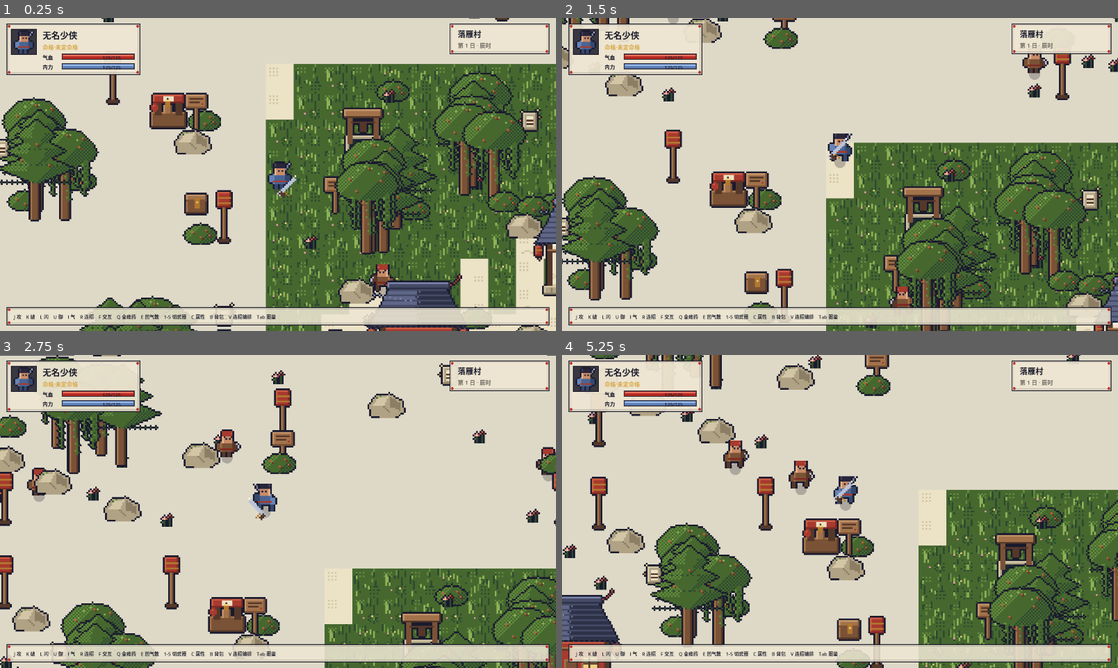
Above: before the commit, frames 1-4 (two rows, left to right).
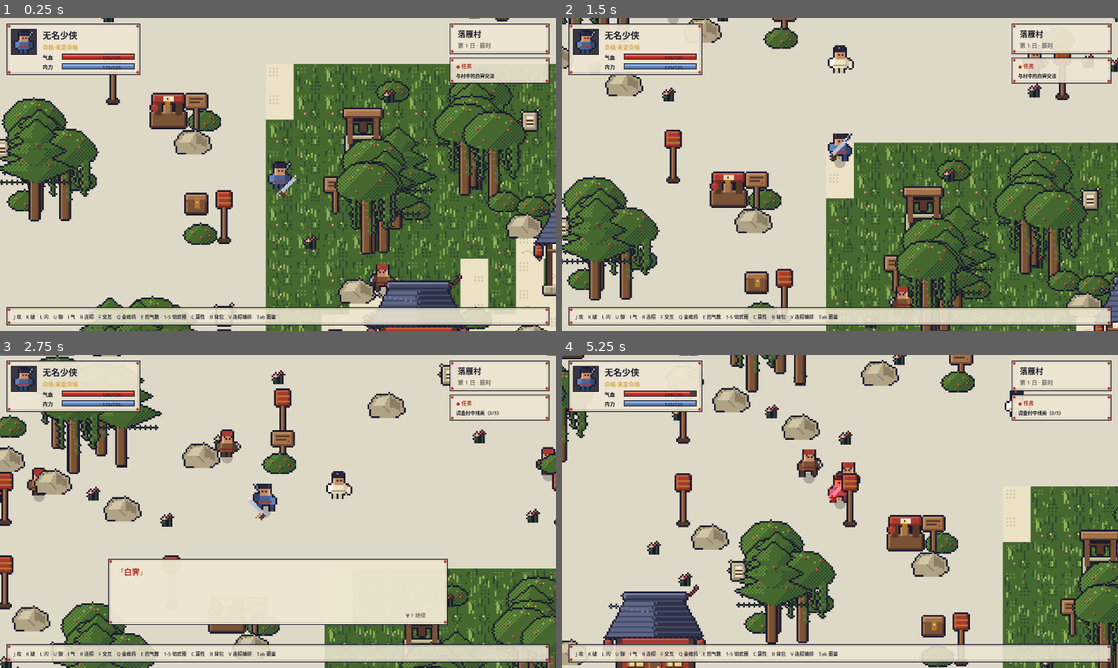
Above: after the commit, the same moments.

Repository: xianshixi26/xiaying-canjuan
Game: Godot game, scene res://scenes/Main.tscn
The game is run twice, just before and just after one commit, with the same random seed, the same clock (stepped at 60 frames per second) and the same inputs.
Inputs:
- Up to frame 1 (0.25 s): no input
- Up to frame 2 (1.5 s): tap Enter at 0.5 s; hold J (attack) 0.53-1.28 s; hold W (move_up) from 0.53 s (still down); tap Space at 0.77 s; tap R (chain_exec) at 0.8, 1.35 s
- Up to frame 3 (2.75 s): tap Space at 1.52 s; tap F (interact) at 1.55 s; release W (move_up) at 2.03 s; hold A (move_left) from 2.03 s (still down); hold F (interact) from 2.03 s (still down); tap 9 at 2.3 s
- Up to frame 4 (5.25 s): release F (interact) at 2.78 s; tap 9 at 2.85 s; tap Space at 3.02, 3.77, 4.52 s; tap J (attack) at 3.05 s; release A (move_left) at 3.53 s; hold S (move_down) 3.53-4.28 s; hold J (attack) 3.53-4.28 s; tap R (chain_exec) at 3.8 s; hold D (move_right) 4.28-5.03 s; tap U (block) at 4.35 s; tap F (interact) at 4.55 s; hold W (move_up) from 5.03 s (still down); hold R (chain_exec) from 5.03 s (still down)

The runs differ from the first frame. In frame 1, 1.2% of the frame differs, in the area x 80-99%, y 12-22%; in frame 2, 0.9%; in frame 3, 5.4%; in frame 4, 39%, in the area x 0-100%, y 0-100%.

Commit message:
[Step 0.12] 主线剧情系统：对话框+任务链+白霁NPC+Boss殷无昼+反转抉择+三分支结局 (D-030)

Diff:
--- a/scripts/enemy.gd
+++ b/scripts/enemy.gd
@@ -17,6 +17,8 @@
 var xp := 20                  # 击败经验（D-029）
 var base_damage := 10.0
 var base_speed := 130.0
+var is_boss := false          # Boss 标记（D-030）
+var tex_path := "res://assets/actors/brigand.png"
 var _spr: Sprite2D
 var _attack_cd := 0.0
 var _hit_flash := 0.0
@@ -28,10 +30,12 @@
 func _ready() -> void:
 	add_to_group("enemies")
 	_spr = Sprite2D.new()
-	_spr.texture = load("res://assets/actors/brigand.png")
+	_spr.texture = load(tex_path)
 	_spr.hframes = 4
 	_spr.texture_filter = CanvasItem.TEXTURE_FILTER_NEAREST
 	_spr.offset = Vector2(0, -32)
+	if is_boss:
+		_spr.scale = Vector2(2, 2)  # Boss 体型 2 倍（整数缩放）
 	add_child(_spr)
 
 func setup(p_player: Node2D, _pos: Vector2, p_hp: float = 60.0) -> void:
@@ -102,6 +106,10 @@
 	if hp <= 0.0:
 		if is_instance_valid(player) and player.has_method("add_xp"):
 			player.add_xp(xp)  # 击败获得经验（D-029）
+		if is_boss:
+			var scene := get_tree().current_scene
+			if scene != null and scene.has_method("on_boss_defeated"):
+				scene.on_boss_defeated()  # 剧情推进（D-030）
 		queue_free()  # 原型：直接消失（正式版接入掉落/经验）
 
 func _draw() -> void:
--- a/scripts/hud.gd
+++ b/scripts/hud.gd
@@ -28,9 +28,50 @@
 var _attr_open := false
 var _bag_open := false
 var _chain_open := false
+# ---- 剧情对话（D-030）----
+signal choice_picked(idx)
+var quest_text := ""
+var boss_name := ""
+var boss_hp := 0.0
+var boss_max := 0.0
+var _dialog: Array = []
+var _dlg_text := ""
+var _dlg_speaker := ""
+var _dlg_shown := 0.0
+var _choices: Array = []
+var _ending: Dictionary = {}
+
+func say(speaker: String, text: String) -> void:
+	_dialog.append({"speaker": speaker, "text": text})
+	if _dlg_text == "":
+		_advance_dialog()
+
+func dialog_active() -> bool:
+	return _dialog.size() > 0 or _dlg_text != "" or _choices.size() > 0 or not _ending.is_empty()
+
+func show_choices(options: Array) -> void:
+	_choices = options
+
+func show_ending(title: String, text: String) -> void:
+	_ending = {"title": title, "text": text}
+
+func _advance_dialog() -> void:
+	if _dlg_text != "" and _dlg_shown < float(_dlg_text.length()):
+		_dlg_shown = float(_dlg_text.length())
+		return
+	if _dialog.size() > 0:
+		var line: Dictionary = _dialog.pop_front()
+		_dlg_speaker = str(line["speaker"])
+		_dlg_text = str(line["text"])
+		_dlg_shown = 0.0
+	else:
+		_dlg_speaker = ""
+		_dlg_text = ""
 
 func _process(delta: float) -> void:
 	_hint_time = maxf(_hint_time - delta, 0.0)
+	if _dlg_text != "":
+		_dlg_shown = minf(_dlg_shown + delta * 32.0, float(_dlg_text.length()))
 	queue_redraw()
 
 func show_hint(text: String) -> void:
@@ -47,6 +88,26 @@
 	_chain_open = panel == "chain" and not _chain_open
 
 func _unhandled_input(event: InputEvent) -> void:
+	# ---- 剧情对话优先（D-030）----
+	if not _ending.is_empty():
+		if event.is_action_pressed("chain_exec") or event.is_action_pressed("interact"):
+			get_tree().reload_current_scene()
+			get_viewport().set_input_as_handled()
+		return
+	if _choices.size() > 0:
+		if event is InputEventKey and event.pressed and not event.echo:
+			var ck: int = event.keycode
+			if ck >= KEY_1 and ck <= KEY_9 and (ck - KEY_1) < _choices.size():
+				var idx: int = ck - KEY_1
+				_choices = []
+				choice_picked.emit(idx)
+				get_viewport().set_input_as_handled()
+		return
+	if _dialog.size() > 0 or _dlg_text != "":
+		if event.is_action_pressed("interact") or event.is_action_pressed("attack"):
+			_advance_dialog()
+			get_viewport().set_input_as_handled()
+		return
 	if event.is_action_pressed("toggle_manual"):
 		_toggle("manual")
 		get_viewport().set_input_as_handled()
@@ -110,6 +171,17 @@
 	if prompt_text != "":
 		_draw_prompt(w, h)
 	_draw_legend(w, h)
+
+	if boss_max > 0.0:
+		_draw_boss_bar(w)
+	if quest_text != "":
+		_draw_quest(w)
+	if _dlg_text != "":
+		_draw_dialog(w, h)
+	if _choices.size() > 0:
+		_draw_choices(w, h)
+	if not _ending.is_empty():
+		_draw_ending(w, h)
 
 	if _manual_open:
 		_draw_manual(w, h)
@@ -337,3 +409,66 @@
 		if wpn != null and not wpn.is_empty():
 			return str(wpn["name"])
 	return ""
+
+# ================= 剧情绘制（D-030） =================
+
+func _wrap(text: String, max_w: float) -> Array:
+	var lines: Array = []
+	var cur := ""
+	for i in text.length():
+		var ch := text.substr(i, 1)
+		var t := cur + ch
+		if _font.get_string_size(t, HORIZONTAL_ALIGNMENT_LEFT, -1.0, _fsize).x > max_w:
+			lines.append(cur)
+			cur = ch
+		else:
+			cur = t
+	if cur != "":
+		lines.append(cur)
+	return lines
+
+func _draw_boss_bar(w: float) -> void:
+	var rect := Rect2(w * 0.5 - 260.0, 20.0, 520.0, 54.0)
+	_draw_panel(rect, 0.92)
+	draw_string(_font, rect.position + Vector2(18, 26), "「" + boss_name + "」", HORIZONTAL_ALIGNMENT_LEFT, -1.0, _fsize, Color(C_RED))
+	_draw_bar(Rect2(rect.position + Vector2(18, 34), Vector2(484, 12)), boss_hp / maxf(boss_max, 1.0), Color(C_RED), Color(0.95, 0.5, 0.4))
+
+func _draw_quest(w: float) -> void:
+	var rect := Rect2(w - 244, 92, 228, 58)
+	_draw_panel(rect, 0.9)
+	draw_string(_font, rect.position + Vector2(14, 24), "◆ 任务", HORIZONTAL_ALIGNMENT_LEFT, -1.0, _fsize - 4, Color(C_RED))
+	for ln in _wrap(quest_text, 196.0):
+		draw_string(_font, rect.position + Vector2(14, 46), ln, HORIZONTAL_ALIGNMENT_LEFT, -1.0, _fsize - 5, C_INK)
+
+func _draw_dialog(w: float, h: float) -> void:
+	var rect := Rect2(w * 0.5 - 390.0, h - 250.0, 780.0, 150.0)
+	_draw_panel(rect, 0.97)
+	if _dlg_speaker != "":
+		draw_string(_font, rect.position + Vector2(28, 36), "「" + _dlg_speaker + "」", HORIZONTAL_ALIGNMENT_LEFT, -1.0, _fsize + 2, Color(C_RED))
+	var shown := _dlg_text.substr(0, int(_dlg_shown))
+	var y := rect.position.y + 70.0
+	for ln in _wrap(shown, rect.size.x - 64.0):
+		draw_string(_font, rect.position + Vector2(28, y), ln, HORIZONTAL_ALIGNMENT_LEFT, -1.0, _fsize, C_INK)
+		y += 30.0
+	draw_string(_font, rect.end - Vector2(96, 16), "▼ F 继续", HORIZONTAL_ALIGNMENT_LEFT, -1.0, _fsize - 4, Color(C_GRAY))
+
+func _draw_choices(w: float, h: float) -> void:
+	var rect := Rect2(w * 0.5 - 330.0, h * 0.5 - 40.0 - float(_choices.size()) * 30.0, 660.0, 80.0 + float(_choices.size()) * 60.0)
+	_draw_panel(rect, 0.97)
+	draw_string(_font, rect.position + Vector2(28, 42), "做出你的抉择：", HORIZONTAL_ALIGNMENT_LEFT, -1.0, _fsize + 2, C_INK)
+	var y := rect.position.y + 86.0
+	for i in _choices.size():
+		_draw_keycap(Vector2(rect.position.x + 28, y - 16), str(i + 1))
+		draw_string(_font, rect.position + Vector2(62, y), str(_choices[i]), HORIZONTAL_ALIGNMENT_LEFT, -1.0, _fsize + 2, Color(C_RED))
+		y += 60.0
+
+func _draw_ending(w: float, h: float) -> void:
+	draw_rect(Rect2(0, 0, w, h), Color(0.06, 0.05, 0.1, 0.82))
+	var rect := Rect2(w * 0.5 - 340.0, h * 0.5 - 210.0, 680.0, 420.0)
+	_draw_panel(rect, 0.98)
+	draw_string(_font, rect.position + Vector2(0, 70), str(_ending["title"]), HORIZONTAL_ALIGNMENT_CENTER, rect.size.x, _fsize + 16, Color(C_RED))
+	var y := rect.position.y + 130.0
+	for ln in _wrap(str(_ending["text"]), rect.size.x - 80.0):
+		draw_string(_font, rect.position + Vector2(40, y), ln, HORIZONTAL_ALIGNMENT_LEFT, -1.0, _fsize, C_INK)
+		y += 32.0
+	draw_string(_font, rect.position + Vector2(0, rect.size.y - 40), "—— 按 R 重新开始 ——", HORIZONTAL_ALIGNMENT_CENTER, rect.size.x, _fsize, Color(C_GRAY))
--- a/scripts/main.gd
+++ b/scripts/main.gd
@@ -43,6 +43,10 @@
 var _village_bounds := Rect2()
 var _interactables: Array = []
 var _pending_weapons: Array = ["saber", "fist", "dart", "staff"]
+# ---- 剧情（D-030）----
+var story_stage := 0
+var clue_count := 0
+var _boss_gate_pos := Vector2.ZERO
 var _spawn_points: Array = []
 var _spawn_timer := 6.0
 # ---- 昼夜（D-029）----
@@ -81,6 +85,12 @@
 	for pos: Vector2 in info["doors"]:
 		_interactables.append({"pos": pos, "kind": "door", "label": "进入房屋", "node": null, "world": "village", "opened": false})
 	_interactables.append({"pos": info["oracle"], "kind": "oracle", "label": "抽签问卦（一次机会）", "node": null, "world": "village", "opened": false})
+	# 剧情节点（D-030）
+	_register_npc(info["baiji_pos"], "res://assets/actors/baiji.png", "npc_baiji", "与白霁交谈")
+	_boss_gate_pos = info["boss_gate"]
+	_interactables.append({"pos": _boss_gate_pos, "kind": "boss_gate", "label": "进入幽泉坛", "node": null, "world": "village", "opened": false})
+	hud.quest_text = "与村中的白霁交谈"
+	hud.choice_picked.connect(_on_choice)
 	# 快照村庄节点（室内外切换用）
 	for c in get_children():
 		if c != player and c != hud.get_parent():
@@ -101,6 +111,16 @@
 		_apply_night_effects()
 	_world_tint.color = _tint_color()
 	hud.day_text = "第 %d 日 · %s" % [day_count, _shichen()]
+	# Boss 血条同步（D-030）
+	if hud.boss_max > 0.0:
+		var found := false
+		for enemy in get_tree().get_nodes_in_group("enemies"):
+			if bool(enemy.get("is_boss")):
+				hud.boss_hp = enemy.hp
+				found = true
+				break
+		if not found:
+			hud.boss_max = 0.0
 	# 敌人持续反复生成（D-024）：仅村庄、远离玩家处刷新；夜晚刷新更快
 	if not in_interior:
 		_spawn_timer -= delta
@@ -162,6 +182,103 @@
 				_investigate(it)
 			"oracle":
 				_roll_mingge(it)
+			"npc_baiji":
+				_talk_baiji()
+			"boss_gate":
+				_enter_boss()
+
+# ================= 剧情任务（D-030） =================
+
+func _register_npc(pos: Vector2, tex: String, kind: String, label: String) -> void:
+	var root := Node2D.new()
+	root.position = pos
+	var spr := Sprite2D.new()
+	spr.texture = load(tex)
+	spr.hframes = 4
+	spr.texture_filter = CanvasItem.TEXTURE_FILTER_NEAREST
+	spr.offset = Vector2(0, -32)
+	root.add_child(spr)
+	add_child(root)
+	_interactables.append({"pos": pos, "kind": kind, "label": label, "node": root, "world": "village", "opened": false})
+
+func _talk_baiji() -> void:
+	match story_stage:
+		0:
+			hud.say("白霁", "少侠节哀……令师秦无咎之死，绝非寻常山贼所为。")
+			hud.say("白霁", "在下听风楼楼主白霁。江湖传言，幽泉教正在搜罗《沧溟诀》残页……")
+			hud.say("白霁", "村中石碑竹简或有线索。请调查三处调查点，再来寻我。")
+			story_stage = 1
+			hud.quest_text = "调查村中线索（0/3）"
+		1:
+			if clue_count >= 3:
+				hud.say("白霁", "果然……残页现世，幽泉教蠢蠢欲动。")
+				hud.say("白霁", "幽泉坛入口在东北山门。教主殷无昼武功深不可测，多加小心。")
+				story_stage = 2
+				hud.quest_text = "前往东北山门，诛杀殷无昼"
+			else:
+				hud.say("白霁", "线索还不够。村中石碑竹简，还需调查三处。")
+		2:
+			hud.say("白霁", "先诛殷无昼。他的密室里，或许有你要的答案。")
+		3:
+			hud.say("白霁", "少侠可曾想过——你走的每一步，都是别人安排好的？")
+			hud.say("白霁", "令师秦无咎，并没有死。")
+			hud.say("秦无咎", "……为师借你之手除掉殷无昼，取回另一半《沧溟诀》。")
+			hud.say("秦无咎", "如今残页尽归我手。徒儿，你要如何？")
+			hud.show_choices([
+				"一剑诛心：手刃师父，毁去残卷",
+				"释然放手：废其武功，守墓思过",
+				"入魔夺经：夺取完整《沧溟诀》",
+			])
+		_:
+			hud.say("白霁", "……（一切已成定局）")
+
+func _enter_boss() -> void:
+	if story_stage < 2:
+		hud.say("", "（山门瘴气逼人，凶险未明。先回村与白霁商议对策。）")
+		return
+	if hud.boss_max > 0.0:
+		hud.show_hint("殷无昼就在附近！")
+		return
+	if story_stage >= 3:
+		hud.show_hint("幽坛已破，空无一人。")
+		return
+	var enemy := EnemyScript.new()
+	enemy.is_boss = true
+	enemy.tex_path = "res://assets/actors/boss.png"
+	enemy.attack_damage = 16.0
+	enemy.speed = 110.0
+	enemy.xp = 200
+	enemy.setup(player, _boss_gate_pos + Vector2(0, -90), 420.0)
+	enemy.set_night(is_night)
+	add_child(enemy)
+	hud.boss_name = "幽泉教主·殷无昼"
+	hud.boss_max = 420.0
+	hud.boss_hp = 420.0
+	hud.quest_text = "诛杀幽泉教主·殷无昼"
+	hud.say("殷无昼", "秦无咎的徒弟？来得正好——把残页交出来！")
+
+func on_boss_defeated() -> void:
+	if story_stage != 2:
+		return
+	story_stage = 3
+	hud.boss_max = 0.0
+	player.add_xp(200)
+	hud.say("殷无昼（绝笔）", "……我不过是一枚棋子。白霁背后之人……你的师父……秦无咎……")
+	hud.say("", "（你从密室搜出往来书信，真相渐渐浮出水面。）")
+	hud.quest_text = "回村寻白霁，当面对质"
+
+func _on_choice(idx: int) -> void:
+	story_stage = 4
+	match idx:
+		0:
+			hud.show_ending("结局·诛心",
+				"你拾起地上的剑。「师父，你教我剑法、教我做人，却把我当刀。」剑光起落，秦无咎倒在他自己的棋盘旁。你将《沧溟诀》残页尽数投入火中，转身走入江湖。从此世间再无沧溟诀，只剩一个无名的剑客。")
+		1:
+			hud.show_ending("结局·释然",
+				"你废去师父武功，将他带回落雁村。他在坟前日日守着——其实坟里埋的是谁，已经不重要了。残卷归还各宗门，江湖渐平。每年清明，村口多了一个扫墓的人。")
+		2:
+			hud.show_ending("结局·入魔",
+				"你取过完整《沧溟诀》，扶起白霁：「从今日起，听风楼听我号令。」秦无咎大笑而亡。多年后，江湖人提起「白衣楼主」与他身后的影子，无不色变。（二周目·入魔线开启）")
 
 ## 卦摊抽签（D-028）：品质受气运影响
 func _roll_mingge(it: Dictionary) -> void:
@@ -245,6 +362,9 @@
 	var idx := randi() % CLUE_TEXTS.size()
 	player.add_item("herb", 1)
 	hud.show_hint("调查发现（草药×1）：" + CLUE_TEXTS[idx])
+	clue_count += 1
+	if story_stage == 1:
+		hud.quest_text = "调查村中线索（%d/3）" % mini(clue_count, 3)
 	if idx == 2 and _pending_weapons.size() > 0:
 		var wid: String = _pending_weapons.pop_front()
 		player.grant_weapon(wid)
--- a/scripts/map_builder.gd
+++ b/scripts/map_builder.gd
@@ -26,6 +26,7 @@
 	"signpost": "res://assets/props/signpost.png",
 	"lantern_post": "res://assets/props/lantern_post.png",
 	"oracle": "res://assets/props/oracle.png",
+	"gate": "res://assets/props/gate.png",
 }
 
 ## 构建整张地图；返回 {name, bounds, player_spawn, enemy_spawns, doors, chests, clues}
@@ -47,6 +48,8 @@
 		],
 		"doors": doors,
 		"oracle": _tile_to_world(20, 18),
+		"baiji_pos": _tile_to_world(24, 13),
+		"boss_gate": _tile_to_world(44, 4),
 		"chests": [
 			_tile_to_world(8, 11), _tile_to_world(39, 12), _tile_to_world(15, 27),
 			_tile_to_world(31, 28), _tile_to_world(43, 15), _tile_to_world(21, 21),
@@ -122,6 +125,7 @@
 	# ---- 环境道具：水井 / 告示牌 / 灯柱 / 卦摊 ----
 	_add_prop(parent, str(PROP_TEX["well"]), _tile_to_world(27, 19), "circle", 34.0, -4.0)
 	_add_prop(parent, str(PROP_TEX["oracle"]), _tile_to_world(20, 18), "circle", 22.0, -2.0)
+	_add_prop(parent, str(PROP_TEX["gate"]), _tile_to_world(44, 4), "circle", 30.0, -2.0)
 	for p in [Vector2i(22, 12), Vector2i(26, 21), Vector2i(21, 18)]:
 		_add_prop(parent, str(PROP_TEX["signpost"]), _tile_to_world(p.x, p.y), "circle", 12.0, -2.0)
 	for p in [Vector2i(22, 7), Vector2i(22, 11), Vector2i(22, 22), Vector2i(22, 27),
Binary file added: assets/actors/baiji.png
Not shown, added: assets/actors/baiji.png.import
Binary file added: assets/actors/boss.png
Not shown, added: assets/actors/boss.png.import
Binary file added: assets/props/gate.png
Not shown, added: assets/props/gate.png.import
Not shown, changed: docs/DECISIONS.md
